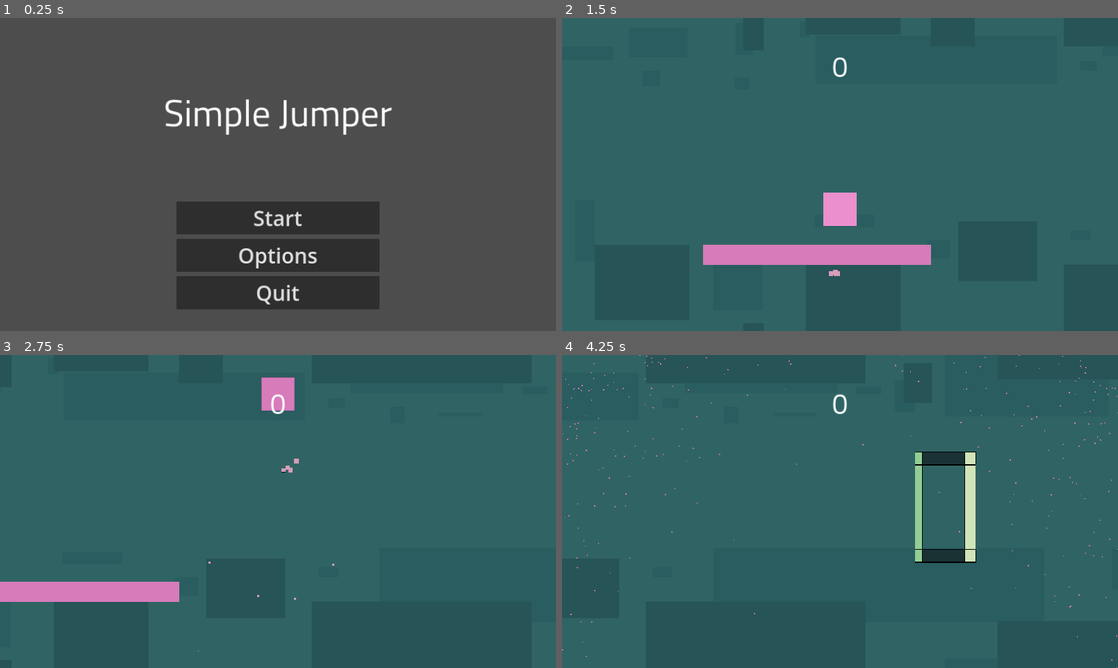
Above: before the commit, frames 1-4 (two rows, left to right).
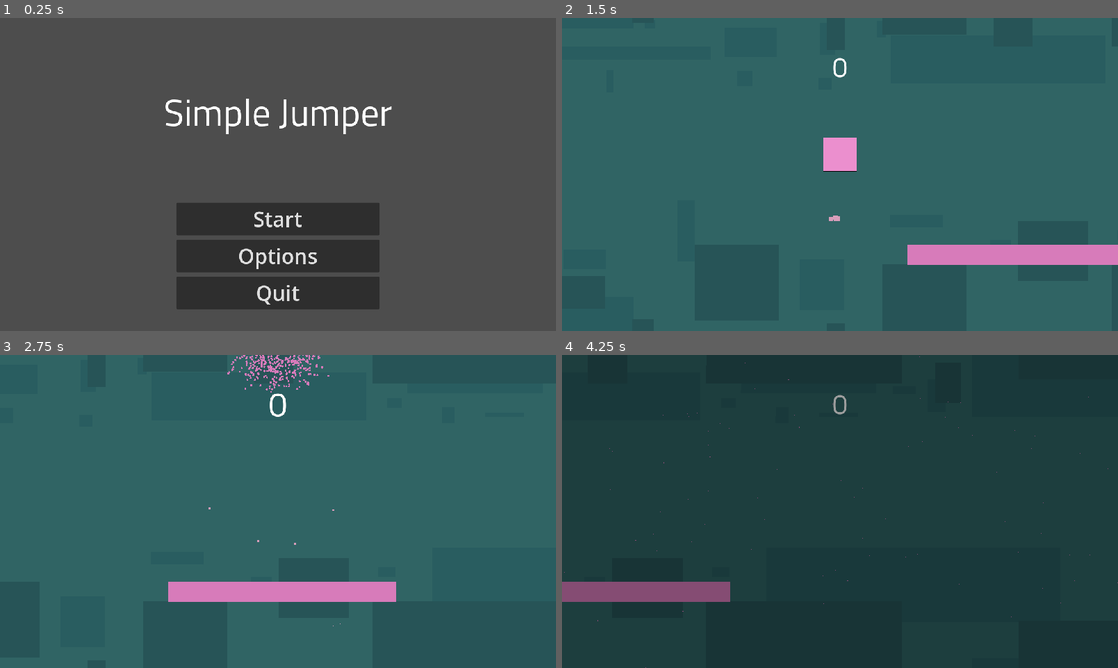
Above: after the commit, the same moments.

Repository: Maciekm1/GodotSimpleJumper
Game: Godot game, scene res://Scenes/UI/menu.tscn
The game is run twice, just before and just after one commit, with the same random seed, the same clock (stepped at 60 frames per second) and the same inputs.
Inputs (mouse positions are in pixels of both pictures, inside the frame that each line leads up to):
- Up to frame 1 (0.25 s): no input
- Up to frame 2 (1.5 s): click "Start" at 0.5 s; move the mouse to (962, 158) at 1.27 s; click (962, 158) at 1.35 s
- Up to frame 3 (2.75 s): click (400, 495) at 1.52 s; click (400, 495) at 1.82 s; move the mouse to (166, 527) at 2.02 s; click (166, 527) at 2.1 s; click (166, 527) at 2.27 s; click (166, 527) at 2.57 s
- Up to frame 4 (4.25 s): move the mouse to (895, 442) at 2.77 s; click (895, 442) at 2.85 s; move the mouse to (812, 574) at 3.52 s; click (812, 574) at 3.6 s; click (812, 574) at 3.77 s; click (812, 574) at 4.07 s

The runs differ from the first frame. In frame 1, 1.3% of the frame differs, in the area x 29-71%, y 25-92%; in frame 2, 5.9%; in frame 3, 5.5%; in frame 4, 99%, in the area x 0-100%, y 0-100%.

Commit message:
Added More Obstacles and Fixed BG Bugs

Diff:
--- a/Scenes/BG1.gd
+++ b/Scenes/BG1.gd
@@ -5,5 +5,5 @@
 
 func _process(delta):
 	position.x -= scroll_speed * delta
-	if position.x <= -720:
+	if position.x <= -(bg_width/2):
 		position.x += bg_width * 2
--- a/Scenes/ObstacleSpawner.gd
+++ b/Scenes/ObstacleSpawner.gd
@@ -1,5 +1,6 @@
 extends Node2D
 
+@export var enabled: bool = true
 @export var obstacle_resource_array: Array[Obstacle_Spawn_Info_Resource]
 @export var spawn_point_x: int = 2160
 
@@ -8,7 +9,7 @@
 signal obstacle_spawned(obstacle: Node2D)
 
 func _process(delta):
-	if can_spawn:
+	if enabled and can_spawn:
 		var obstacle_resource: Obstacle_Spawn_Info_Resource  = obstacle_resource_array[randi() % obstacle_resource_array.size()]
 		spawn_obstacle(obstacle_resource)
 		can_spawn = false
--- a/Scenes/Obstacles/moving_platform.tscn
+++ b/Scenes/Obstacles/moving_platform.tscn
@@ -11,7 +11,7 @@
 
 [node name="Sprite2D" type="Sprite2D" parent="."]
 modulate = Color(0.843137, 0.482353, 0.729412, 1)
-texture_filter = 1
+texture_filter = 3
 scale = Vector2(5, 0.5)
 texture = ExtResource("1_ihlc5")
 region_enabled = true
--- /dev/null
+++ b/Scenes/Obstacles/obstacle_4x_easy.tscn
@@ -0,0 +1,27 @@
+[gd_scene load_steps=4 format=3 uid="uid://b8esu4b6twtam"]
+
+[ext_resource type="Script" path="res://Scenes/Obstacles/obstacle_collection.gd" id="1_3uejr"]
+[ext_resource type="PackedScene" uid="uid://da048wmb5q5p8" path="res://Scenes/Obstacles/obstacle_ring_easy.tscn" id="2_d01s2"]
+[ext_resource type="PackedScene" uid="uid://bt6kumjm0ygn0" path="res://Scenes/Obstacles/obstacle_ring_move_y.tscn" id="3_b1why"]
+
+[node name="Obstacle_4xEasy" type="Node2D"]
+script = ExtResource("1_3uejr")
+
+[node name="ObstacleRingEasy" parent="." instance=ExtResource("2_d01s2")]
+position = Vector2(-204, -208)
+rotation = 0.785398
+
+[node name="ObstacleRingEasy2" parent="." instance=ExtResource("2_d01s2")]
+position = Vector2(-204, 192)
+rotation = -0.785398
+
+[node name="ObstacleRingEasy3" parent="." instance=ExtResource("2_d01s2")]
+position = Vector2(196, -208)
+rotation = -0.785398
+
+[node name="ObstacleRingEasy4" parent="." instance=ExtResource("2_d01s2")]
+position = Vector2(196, 192)
+rotation = 0.785398
+
+[node name="ObstacleRingMoveY" parent="." instance=ExtResource("3_b1why")]
+position = Vector2(0, -175)
--- /dev/null
+++ b/Scenes/Obstacles/obstacle_collection.gd
@@ -0,0 +1,15 @@
+extends Node2D
+
+signal playerDeath
+signal playerScorePoint(amount)
+
+func _ready():
+	for child in get_children():
+		child.connect("playerDeath", pd)
+		child.connect("playerScorePoint", psp)
+
+func pd():
+	playerDeath.emit()
+
+func psp(v):
+	playerScorePoint.emit(v)
--- a/Scenes/Obstacles/obstacle_ring_easy.tscn
+++ b/Scenes/Obstacles/obstacle_ring_easy.tscn
@@ -17,6 +17,12 @@
 script = ExtResource("2_aql58")
 speed = 350
 
+[node name="InnerRingSprite" parent="." index="0"]
+texture_filter = 3
+
+[node name="OuterRingSprite" parent="." index="1"]
+texture_filter = 3
+
 [node name="CollisionShape2D" parent="DeathArea2D" index="0"]
 position = Vector2(-4.5, 113)
 shape = SubResource("RectangleShape2D_hqv5p")
--- /dev/null
+++ b/Scenes/Obstacles/obstacle_ring_move_y.gd
@@ -0,0 +1,9 @@
+extends ObstacleRingBase
+
+@export var move_speed_y:float = 1
+var timer: float = 0
+
+func _process(delta):
+	super._process(delta)
+	timer += delta
+	position.y += sin(timer * move_speed_y) * 300 * delta
--- /dev/null
+++ b/Scenes/Obstacles/obstacle_ring_move_y.tscn
@@ -0,0 +1,12 @@
+[gd_scene load_steps=3 format=3 uid="uid://bt6kumjm0ygn0"]
+
+[ext_resource type="PackedScene" uid="uid://cc8lanh78gcbg" path="res://Scenes/Obstacles/obstacle_ring_base.tscn" id="1_08aa2"]
+[ext_resource type="Script" path="res://Scenes/Obstacles/obstacle_ring_move_y.gd" id="2_5lv7m"]
+
+[node name="ObstacleRingMoveY" instance=ExtResource("1_08aa2")]
+position = Vector2(0, 2)
+scale = Vector2(1, 1.33)
+script = ExtResource("2_5lv7m")
+move_speed_y = 2.0
+speed = 350
+pointGain = 4
--- a/Scenes/Obstacles/obstacle_ring_rotating.tscn
+++ b/Scenes/Obstacles/obstacle_ring_rotating.tscn
@@ -15,7 +15,7 @@
 
 [node name="ObstacleRingRotating" instance=ExtResource("1_jqkv5")]
 script = ExtResource("2_bdh7d")
-rotation_speed = 60
+rotation_speed = 45
 speed = 350
 pointGain = 3
 
--- a/Scenes/Obstacles/obstacle_ring_tunnel.tscn
+++ b/Scenes/Obstacles/obstacle_ring_tunnel.tscn
@@ -20,9 +20,11 @@
 speed = 250
 
 [node name="InnerRingSprite" parent="." index="0"]
+texture_filter = 3
 scale = Vector2(2.2, 2)
 
 [node name="OuterRingSprite" parent="." index="1"]
+texture_filter = 3
 position = Vector2(114.5, 0)
 scale = Vector2(2.2, 2)
 
@@ -35,11 +37,13 @@
 shape = SubResource("RectangleShape2D_aw804")
 
 [node name="CollisionShape2D" parent="ScorePointArea2D" index="0"]
+position = Vector2(-6, -7)
 shape = SubResource("SegmentShape2D_murx2")
 
 [node name="CollisionShape2D2" type="CollisionShape2D" parent="ScorePointArea2D" index="1"]
+position = Vector2(-10, -1)
 shape = SubResource("SegmentShape2D_21twx")
 
 [node name="CollisionShape2D3" type="CollisionShape2D" parent="ScorePointArea2D" index="2"]
-position = Vector2(154, -1)
+position = Vector2(171, -1)
 shape = SubResource("SegmentShape2D_21twx")
--- /dev/null
+++ b/Scenes/Obstacles/obstacle_snake_move_y.tscn
@@ -0,0 +1,17 @@
+[gd_scene load_steps=3 format=3 uid="uid://bo0553qdbclfj"]
+
+[ext_resource type="Script" path="res://Scenes/Obstacles/obstacle_collection.gd" id="1_n0l8h"]
+[ext_resource type="PackedScene" uid="uid://bt6kumjm0ygn0" path="res://Scenes/Obstacles/obstacle_ring_move_y.tscn" id="1_wmc2s"]
+
+[node name="ObstacleSnakeMoveY" type="Node2D" groups=["Obstacle"]]
+script = ExtResource("1_n0l8h")
+
+[node name="ObstacleRingMoveY" parent="." instance=ExtResource("1_wmc2s")]
+move_speed_y = 1.0
+
+[node name="ObstacleRingMoveY3" parent="." instance=ExtResource("1_wmc2s")]
+position = Vector2(400, -50)
+move_speed_y = 1.5
+
+[node name="ObstacleRingMoveY5" parent="." instance=ExtResource("1_wmc2s")]
+position = Vector2(800, -100)
--- /dev/null
+++ b/Scenes/ScrollableBG.gd
@@ -0,0 +1,13 @@
+extends TextureRect
+
+@export var scroll_speed: int = 250
+@onready var bg_width: int = size.x
+@export var order: int = 0
+
+func _ready():
+	position.x = order * bg_width
+
+func _process(delta):
+	position.x -= scroll_speed * delta
+	if position.x <= -bg_width:
+		position.x += bg_width * 2
--- a/Scenes/UI.gd
+++ b/Scenes/UI.gd
@@ -2,6 +2,6 @@
 
 func update_points_counter(new_points):
 	var tween = get_tree().create_tween()
-	tween.tween_property($MarginContainer/Label, "theme_override_font_sizes/font_size", 86, .5).set_ease(Tween.EASE_IN_OUT)
-	tween.tween_property($MarginContainer/Label, "theme_override_font_sizes/font_size", 64, .3).set_trans(Tween.TRANS_CUBIC)
-	$MarginContainer/Label.text = str(new_points)
+	tween.tween_property($MarginContainer/ScoreCounter, "theme_override_font_sizes/font_size", 86, .4).set_ease(Tween.EASE_IN_OUT)
+	tween.tween_property($MarginContainer/ScoreCounter, "theme_override_font_sizes/font_size", 64, .2).set_trans(Tween.TRANS_CUBIC)
+	$MarginContainer/ScoreCounter.text = str(new_points)
--- a/Scenes/core_game.gd
+++ b/Scenes/core_game.gd
@@ -1,10 +1,33 @@
 extends Node2D
 
-var points: int = 0
+var points:int:
+	set(value):
+		points = value
+		$UI.update_points_counter(points)
+var started:bool:
+	set(value):
+		if(value):
+			$ObstacleSpawner.enabled = true
+			$Background/BG1.scroll_speed = 350
+			$Background/BG2.scroll_speed = 350
+			$movingPlatform.scroll_speed = 350
+		else:
+			$ObstacleSpawner.enabled = false
+			$Background/BG1.scroll_speed = 0
+			$Background/BG2.scroll_speed = 0
+			$movingPlatform.scroll_speed = 0
+		started = value
 
-func player_gain_point(amount) -> void:
+
+func _process(delta):
+	if(not started and Input.is_action_just_pressed("Jump")):
+		started = true
+
+func player_gain_point(amount: int) -> void:
 	points += amount
-	$UI.update_points_counter(points)
+
+func reset_player_points() -> void:
+	points = 0
 
 func _on_obstacle_spawner_obstacle_spawned(obstacle):
 	obstacle.connect("playerDeath", player_death)
@@ -18,6 +41,15 @@
 	player_death()
 
 func player_death() -> void:
+	reset_player_points()
+	started = false
+	for obstacle in get_tree().get_nodes_in_group("Obstacle"):
+		obstacle.queue_free()
+
+	$ObstacleSpawner.enabled = false
+
 	$Player.die()
+	await get_tree().create_timer(1).timeout
+	get_tree().create_tween().tween_property($UI/ScreenDark, "color:a", 0.5, 1)
 	await get_tree().create_timer(2).timeout
-	get_tree().create_tween().tween_property($UI/ScreenDark, "color:a", 0.5, 1)
+	get_tree().create_tween().tween_property($UI/ScreenDark, "color:a", 0, 1)
--- a/Scenes/core_game.tscn
+++ b/Scenes/core_game.tscn
@@ -1,9 +1,9 @@
-[gd_scene load_steps=21 format=3 uid="uid://df7vmdboqheql"]
+[gd_scene load_steps=27 format=3 uid="uid://df7vmdboqheql"]
 
 [ext_resource type="Script" path="res://Scenes/core_game.gd" id="1_dy8pw"]
 [ext_resource type="PackedScene" uid="uid://wg5j15oaonnu" path="res://Scenes/player.tscn" id="1_kgfqi"]
+[ext_resource type="Script" path="res://Scenes/ScrollableBG.gd" id="2_arqeg"]
 [ext_resource type="Texture2D" uid="uid://b2gldi12hvfk4" path="res://Assets/Sprites/BG/BG1.png" id="2_da4tk"]
-[ext_resource type="Script" path="res://Scenes/BG1.gd" id="2_n1qh1"]
 [ext_resource type="Texture2D" uid="uid://c0hfy4t6dpj63" path="res://Assets/Sprites/BG/bg2.png" id="3_fngtr"]
 [ext_resource type="PackedScene" uid="uid://da048wmb5q5p8" path="res://Scenes/Obstacles/obstacle_ring_easy.tscn" id="5_g7l1c"]
 [ext_resource type="Script" path="res://Scenes/ObstacleSpawner.gd" id="7_w82tf"]
@@ -13,7 +13,10 @@
 [ext_resource type="Script" path="res://Scenes/GameBoundryTop.gd" id="10_hrgsy"]
 [ext_resource type="PackedScene" uid="uid://cvojwn8p4n1r8" path="res://Scenes/Obstacles/obstacle_ring_tunnel.tscn" id="10_scl1l"]
 [ext_resource type="Script" path="res://Scenes/GameBoundryBot.gd" id="11_gg8id"]
+[ext_resource type="PackedScene" uid="uid://bt6kumjm0ygn0" path="res://Scenes/Obstacles/obstacle_ring_move_y.tscn" id="11_ypei0"]
+[ext_resource type="PackedScene" uid="uid://bo0553qdbclfj" path="res://Scenes/Obstacles/obstacle_snake_move_y.tscn" id="12_536tv"]
 [ext_resource type="Script" path="res://Scenes/UI.gd" id="12_dkhpx"]
+[ext_resource type="PackedScene" uid="uid://b8esu4b6twtam" path="res://Scenes/Obstacles/obstacle_4x_easy.tscn" id="13_apqpo"]
 [ext_resource type="FontFile" uid="uid://n5lx87yxg6jy" path="res://Assets/Fonts/TitilliumWeb-Regular.ttf" id="15_mtrl2"]
 
 [sub_resource type="Resource" id="Resource_whv0s"]
@@ -37,6 +40,27 @@
 max_spawn_height = 500
 spawn_cooldown = 5
 
+[sub_resource type="Resource" id="Resource_ma833"]
+script = ExtResource("8_bupke")
+obstacle = ExtResource("11_ypei0")
+min_spawn_height = 100
+max_spawn_height = 337
+spawn_cooldown = 5
+
+[sub_resource type="Resource" id="Resource_o8kf7"]
+script = ExtResource("8_bupke")
+obstacle = ExtResource("12_536tv")
+min_spawn_height = 150
+max_spawn_height = 200
+spawn_cooldown = 6
+
+[sub_resource type="Resource" id="Resource_s0bq1"]
+script = ExtResource("8_bupke")
+obstacle = ExtResource("13_apqpo")
+min_spawn_height = 200
+max_spawn_height = 400
+spawn_cooldown = 7
+
 [sub_resource type="RectangleShape2D" id="RectangleShape2D_m63e1"]
 size = Vector2(1284, 15)
 
@@ -46,36 +70,47 @@
 [node name="CoreGame" type="Node2D"]
 script = ExtResource("1_dy8pw")
 
-[node name="BG" type="Node2D" parent="."]
+[node name="Background" type="CanvasLayer" parent="."]
+layer = -1
 
-[node name="BG1" type="Sprite2D" parent="BG"]
-position = Vector2(2160, 360)
-scale = Vector2(2.25, 2.25)
+[node name="BG1" type="TextureRect" parent="Background"]
+anchors_preset = 15
+anchor_right = 1.0
+anchor_bottom = 1.0
+grow_horizontal = 2
+grow_vertical = 2
+texture = ExtResource("3_fngtr")
+script = ExtResource("2_arqeg")
+scroll_speed = 0
+
+[node name="BG2" type="TextureRect" parent="Background"]
+anchors_preset = 15
+anchor_right = 1.0
+anchor_bottom = 1.0
+grow_horizontal = 2
+grow_vertical = 2
 texture = ExtResource("2_da4tk")
-script = ExtResource("2_n1qh1")
-scroll_speed = 350
-
-[node name="BG2" type="Sprite2D" parent="BG"]
-position = Vector2(720, 360)
-scale = Vector2(2.25, 2.25)
-texture = ExtResource("3_fngtr")
-script = ExtResource("2_n1qh1")
-scroll_speed = 350
+script = ExtResource("2_arqeg")
+scroll_speed = 0
+order = 1
 
 [node name="Player" parent="." instance=ExtResource("1_kgfqi")]
 position = Vector2(640, 360)
 
 [node name="ObstacleSpawner" type="Node2D" parent="."]
+position = Vector2(-10, 3)
 script = ExtResource("7_w82tf")
-obstacle_resource_array = Array[ExtResource("8_bupke")]([SubResource("Resource_whv0s"), SubResource("Resource_4bjqx"), SubResource("Resource_inksu")])
+enabled = false
+obstacle_resource_array = Array[ExtResource("8_bupke")]([SubResource("Resource_whv0s"), SubResource("Resource_4bjqx"), SubResource("Resource_inksu"), SubResource("Resource_ma833"), SubResource("Resource_o8kf7"), SubResource("Resource_s0bq1")])
 
 [node name="SpawnCooldown" type="Timer" parent="ObstacleSpawner"]
 
 [node name="movingPlatform" parent="." instance=ExtResource("9_3aubm")]
-position = Vector2(908, 545)
-scroll_speed = 350
+position = Vector2(1104, 545)
+scroll_speed = 0
 
 [node name="GameBoundryTop" type="Area2D" parent="."]
+visible = false
 script = ExtResource("10_hrgsy")
 
 [node name="CollisionShape2D" type="CollisionShape2D" parent="GameBoundryTop"]
@@ -83,6 +118,7 @@
 shape = SubResource("RectangleShape2D_m63e1")
 
 [node name="GameBoundryBot" type="Area2D" parent="."]
+visible = false
 script = ExtResource("11_gg8id")
 
 [node name="CollisionShape2D" type="CollisionShape2D" parent="GameBoundryBot"]
@@ -103,7 +139,7 @@
 grow_horizontal = 2
 theme_override_constants/margin_top = 25
 
-[node name="Label" type="Label" parent="UI/MarginContainer"]
+[node name="ScoreCounter" type="Label" parent="UI/MarginContainer"]
 layout_mode = 2
 theme_override_fonts/font = ExtResource("15_mtrl2")
 theme_override_font_sizes/font_size = 64
--- a/Scenes/player.gd
+++ b/Scenes/player.gd
@@ -6,7 +6,8 @@
 var alive: bool = true
 
 func _physics_process(delta):
-	velocity.y += gravity * delta
+	if(get_parent().started):
+		velocity.y += gravity * delta
 
 	if(Input.is_action_just_pressed("Jump") and alive):
 		velocity.y = -jump_force
@@ -22,14 +23,23 @@
 		alive = false
 		$CollisionShape2D.set_deferred("disabled", true)
 
-
 		var deathParticlesInstance = deathParticles.instantiate() as CPUParticles2D
 		add_child(deathParticlesInstance)
+		deathParticlesInstance.direction = velocity
+		deathParticlesInstance.initial_velocity_min = velocity.length()
 		deathParticlesInstance.lifetime = 3
 		deathParticlesInstance.emitting = true
 
 		await get_tree().create_tween().tween_property($Sprite2D, "scale", Vector2(0, 0), 0.1).finished
 		$Sprite2D.hide()
 
-		await get_tree().create_timer(4).timeout
-		queue_free()
+		await get_tree().create_timer(2.5).timeout
+		reset()
+
+func reset():
+	position = Vector2(640, 360)
+	velocity = Vector2.ZERO
+	alive = true
+	$CollisionShape2D.set_deferred("disabled", false)
+	$Sprite2D.show()
+	$Sprite2D.scale = Vector2(0.6, 0.6)
--- a/Scenes/player.tscn
+++ b/Scenes/player.tscn
@@ -5,7 +5,7 @@
 [ext_resource type="PackedScene" uid="uid://blrn33losjkud" path="res://Scenes/Particles/particle_pool.tscn" id="3_jb85b"]
 
 [sub_resource type="RectangleShape2D" id="RectangleShape2D_87iod"]
-size = Vector2(70, 70)
+size = Vector2(70, 72)
 
 [sub_resource type="Animation" id="Animation_jd8c4"]
 resource_name = "jump"
@@ -50,6 +50,7 @@
 texture = ExtResource("1_fqhn6")
 
 [node name="CollisionShape2D" type="CollisionShape2D" parent="."]
+position = Vector2(0, 1)
 shape = SubResource("RectangleShape2D_87iod")
 
 [node name="ParticlePool" parent="." instance=ExtResource("3_jb85b")]
--- a/project.godot
+++ b/project.godot
@@ -28,6 +28,10 @@
 
 project/assembly_name="SimpleJumper"
 
+[gui]
+
+fonts/dynamic_fonts/use_oversampling=false
+
 [input]
 
 Jump={
@@ -38,5 +42,6 @@
 
 [rendering]
 
+textures/canvas_textures/default_texture_filter=3
 renderer/rendering_method="mobile"
 textures/vram_compression/import_etc2_astc=true
Binary file added: Assets/ExportExtras/Icon192x192.png
Not shown, added: Assets/ExportExtras/Icon192x192.png.import
Not shown, changed: export_presets.cfg
